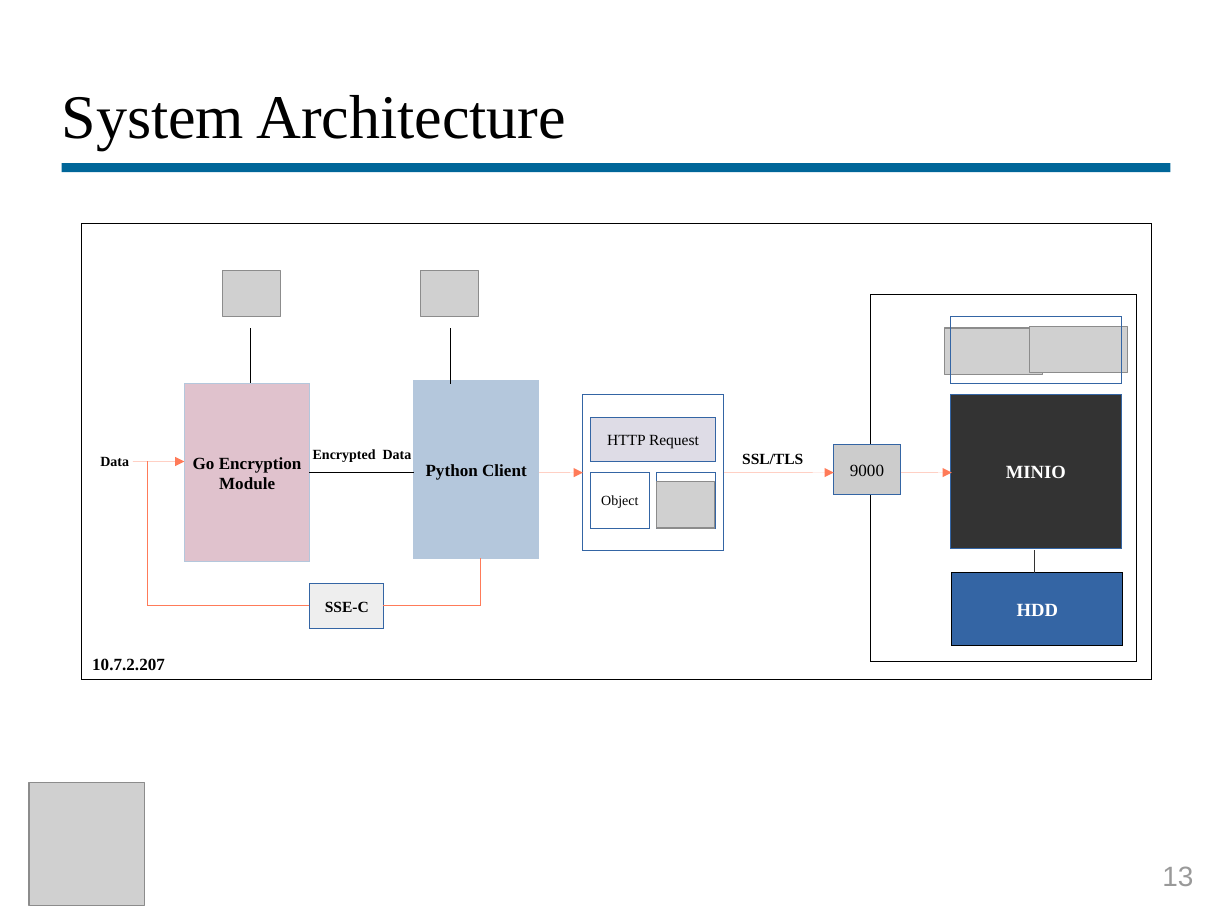
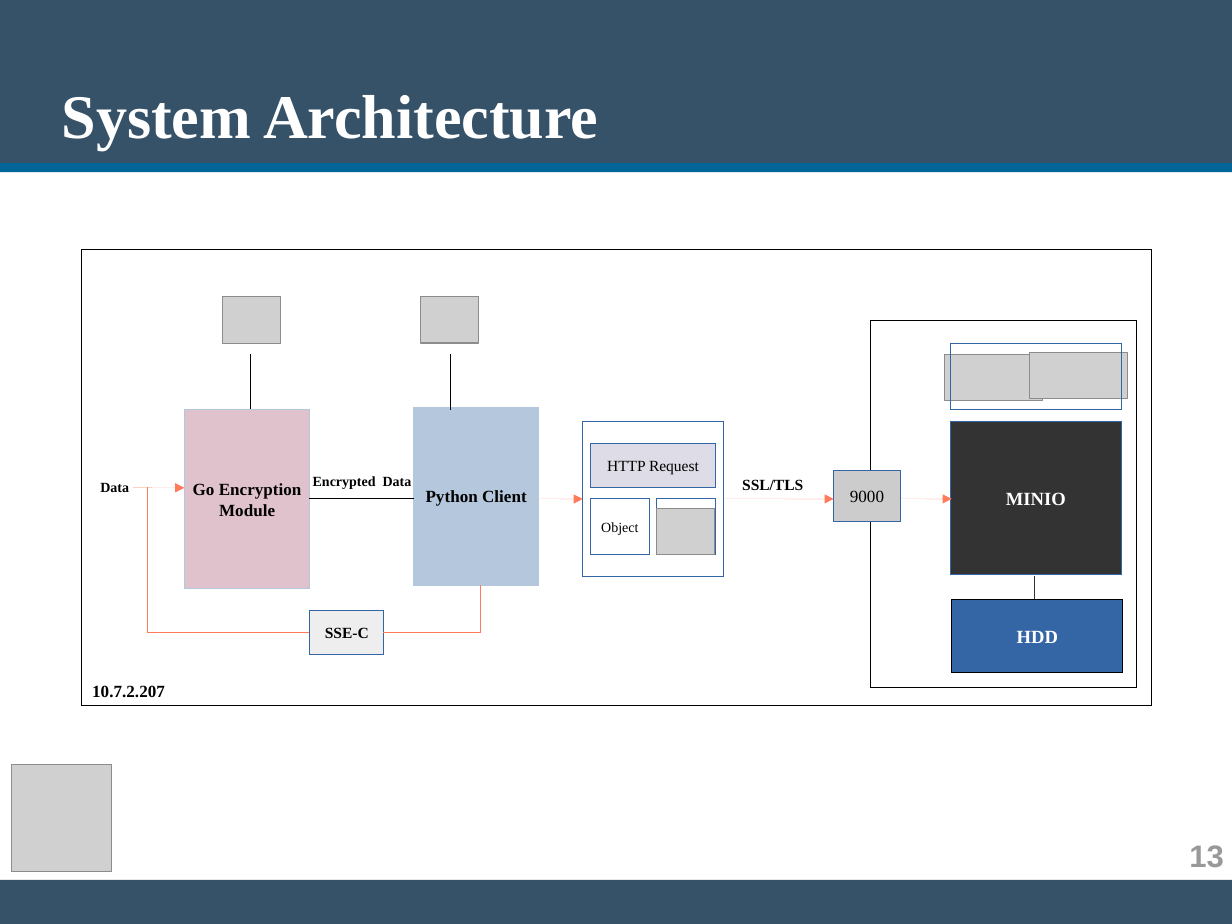
Before and after one commit to vagosdim/MinIO_Security, a slide deck: slide 13 of Deliverable/Presentation.odp. Drawn at 1232x924 pixels with LibreOffice and Linux fonts; fonts in the diff are those of the drawing; grey boxes stand for pictures. Boxes give left, top, right and bottom in pixels: in the first picture for what was removed or moved away, otherwise in the second. Text is boxed around its words. In the diff, an @@ line names an element or a change of style, - is before the commit and + after.

Commit message:
Editing presentation layout

```diff
--- a/Deliverable/Presentation.odp
+++ b/Deliverable/Presentation.odp
@@ rectangle added at (x1=0, y1=0, x2=1232, y2=168), fill #355269 @@
@@ title "System Architecture" at (x1=62, y1=95, x2=598, y2=150): text colour #000000 to #FFFFFF, bold on @@
@@ line moved from (61, 168) - (1171, 168) to (0, 168) - (1232, 168) @@
@@ 13 rectangles, 9 lines, 5 pictures, 4 texts, 4 arrows moved together from (x1=82, y1=224, x2=1152, y2=680) to (x1=82, y1=250, x2=1152, y2=707) @@
@@ picture resized from (x1=29, y1=783, x2=145, y2=906) to (x1=11, y1=765, x2=112, y2=872) @@
@@ text "13" moved from (x1=1162, y1=866, x2=1193, y2=886) to (x1=1189, y1=845, x2=1224, y2=867) @@
@@ text "13" at (x1=1189, y1=845, x2=1224, y2=867): size 18 to 20 pt, bold on @@
@@ rectangle added at (x1=0, y1=880, x2=1232, y2=923), fill #355269 @@
```
Also in this commit, not shown: 16 other slides changed, 6 other files.
